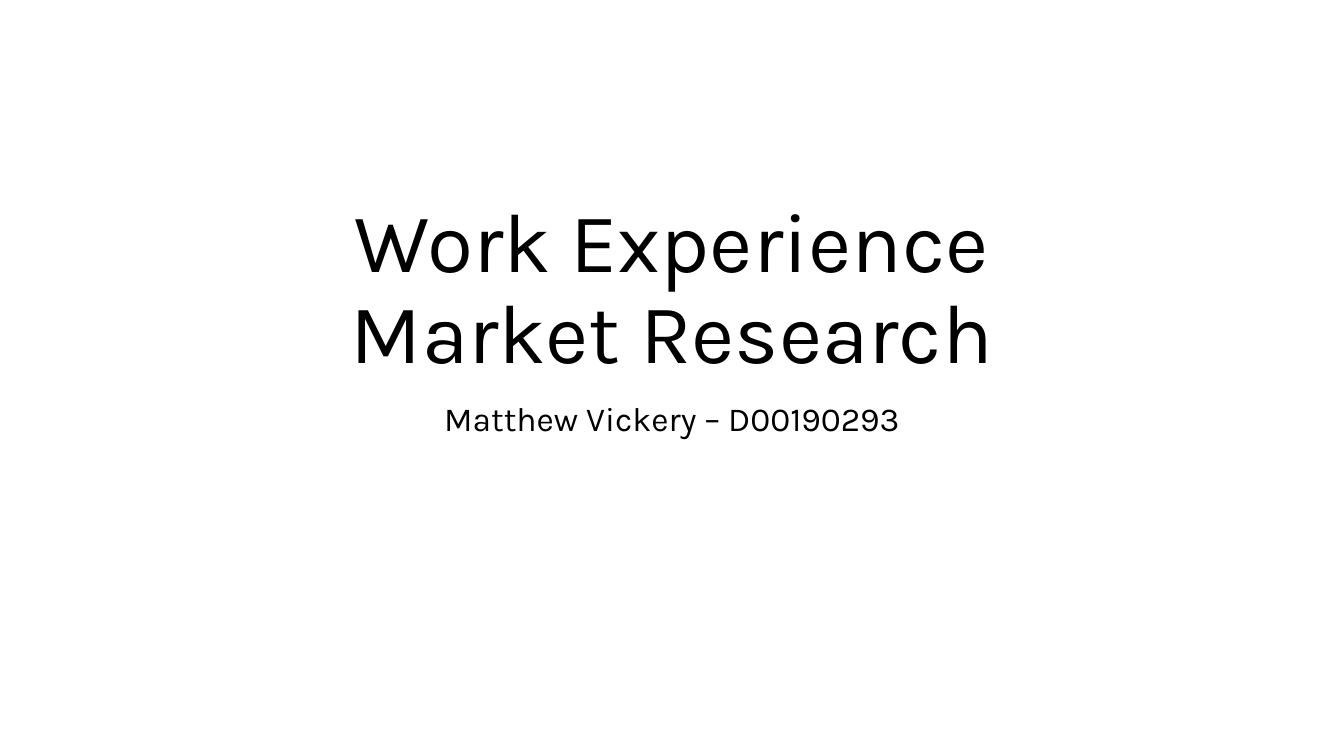
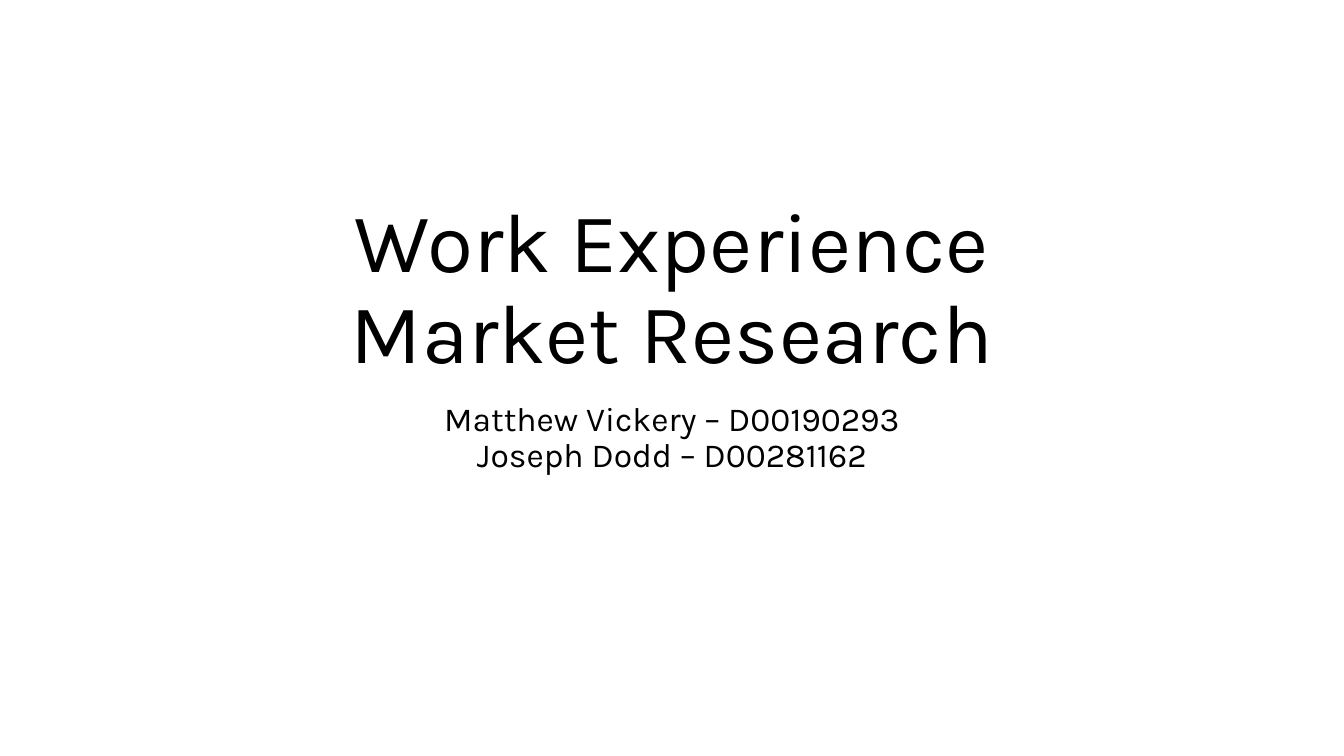
Before and after one commit to MatthewVickery/Applied-Software-Project-Management_CA, a slide deck: slide 1 of Market Research Presentation 1.pptx. Drawn at 1344x756 pixels with LibreOffice and Linux fonts; fonts in the diff are those of the drawing. Boxes give left, top, right and bottom in pixels: in the first picture for what was removed or moved away, otherwise in the second. Text is boxed around its words. In the diff, an @@ line names an element or a change of style, - is before the commit and + after.

```diff
--- a/Market Research Presentation 1.pptx
+++ b/Market Research Presentation 1.pptx
@@ subtitle at box(444, 408, 899, 475): text changed @@
-Matthew Vickery – D00190293
+Matthew Vickery – D00190293
+Joseph Dodd – D00281162
```
Also in this commit, not shown: 1 slide added.
